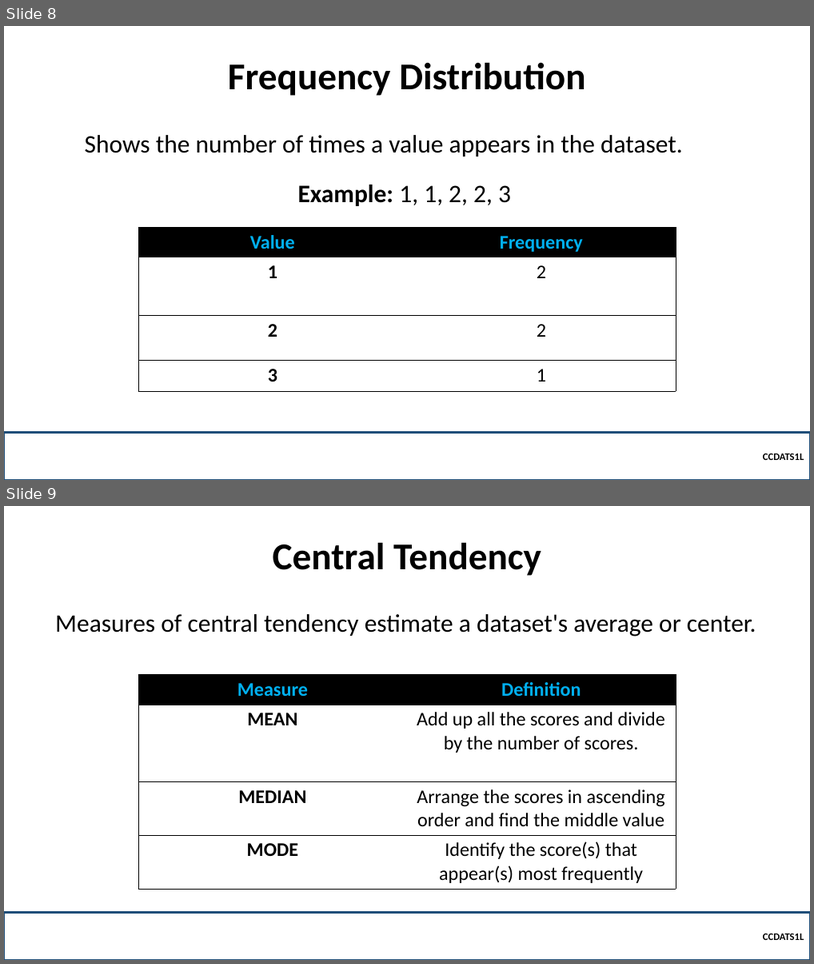
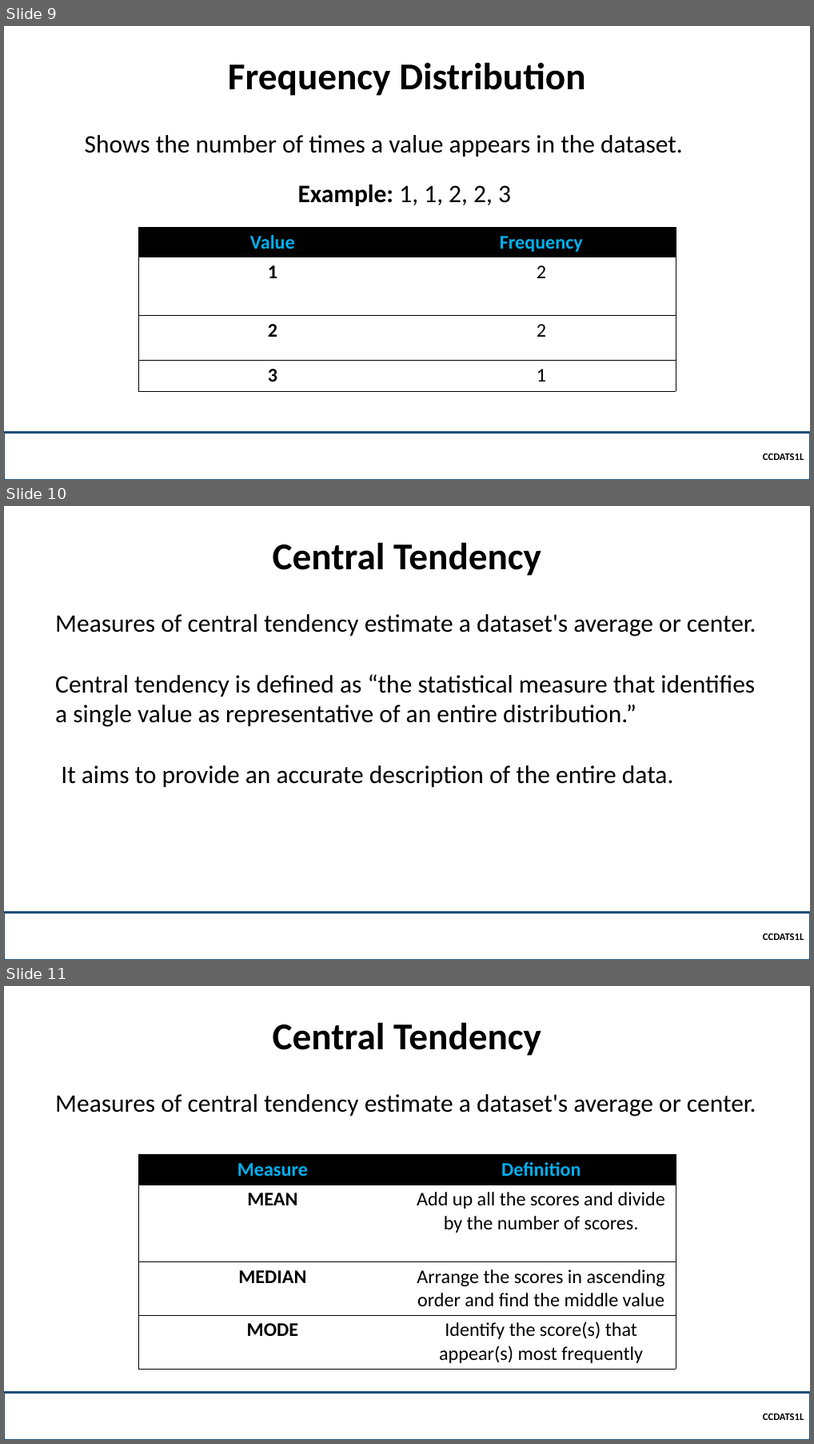
Before and after one commit to robitussin/CCDATS1L, a slide deck: week_6/Descriptive Statistics.pptx. Shown one above the other, each under a label of ours: slides 8 and 9 before the commit, slides 9, 10 and 11 after it. The pictures are 814x964 and 814x1444 pixels, drawn with LibreOffice and Linux fonts; fonts in the diff are those of the drawing; background and template pictures are left out. Boxes give left, top, right and bottom in pixels: in the first picture for what was removed or moved away, otherwise in the second. Text is boxed around its words. In the diff, an @@ line names an element or a change of style, - is before the commit and + after.

```diff
--- a/week_6/Descriptive Statistics.pptx
+++ b/week_6/Descriptive Statistics.pptx
@@ slide 10 added at box(4, 506, 810, 960), background picture (left out) @@
@@ title added at box(273, 542, 542, 576), 45 pt, text #000000, bold @@
+Central Tendency
@@ text added at box(55, 614, 757, 787), 30 pt, text #000000 @@
+Measures of central tendency estimate a dataset's average or center.
+Central tendency is defined as “the statistical measure that identifies a single value as representative of an entire distribution.”
+It aims to provide an accurate description of the entire data.
@@ rectangle added at box(4, 912, 810, 960), outline #1F4E79 2.25 pt, 12 pt, text #000000, bold @@
+  CCDATS1L
@@ what was slide 8 is now slide 9 @@
@@ what was slide 9 is now slide 11 @@
```
Also in this commit, not shown: 1 slide changed, 1 other slide added, 2 other files.
